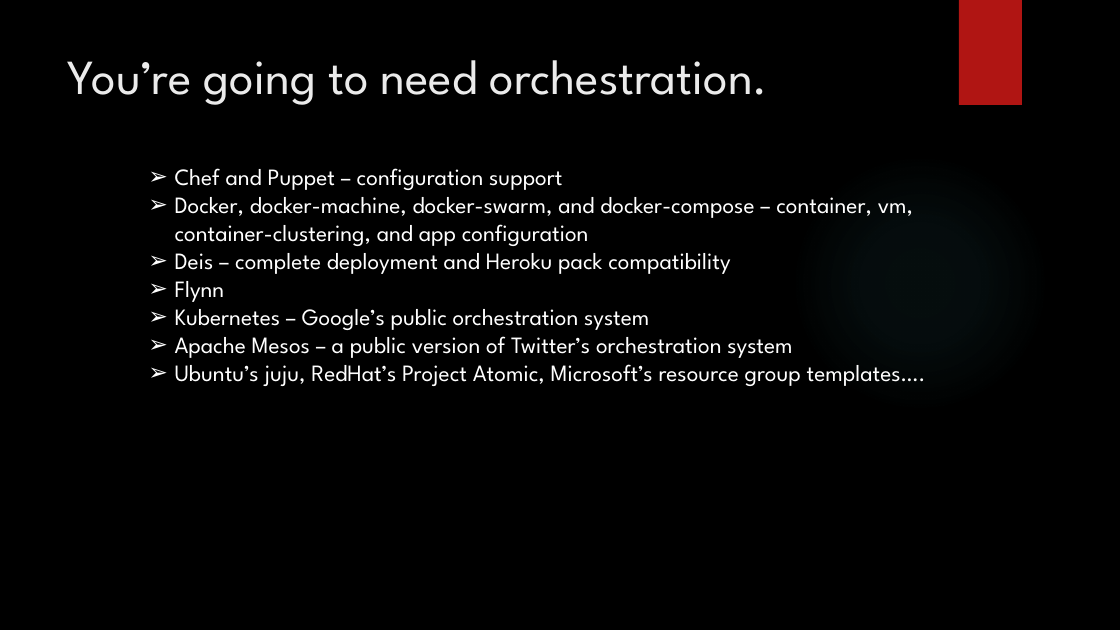
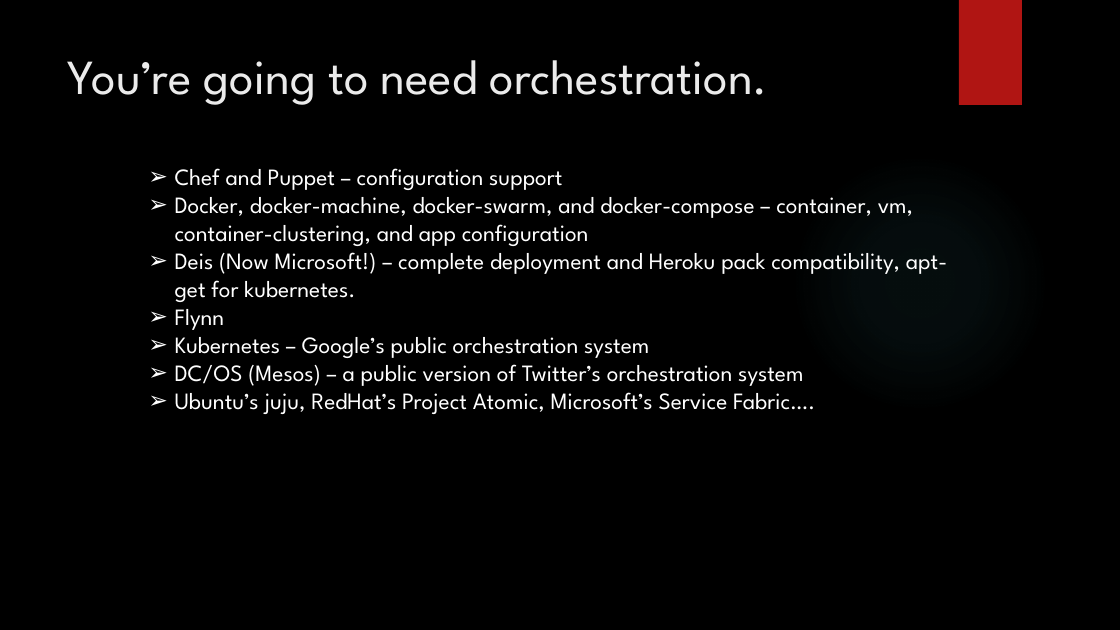
Before and after one commit to squillace/presentations, a slide deck: slide 21 of leap/Containers and Clusters in Azure.pptx. Drawn at 1120x630 pixels with LibreOffice and Linux fonts; fonts in the diff are those of the drawing; background and template pictures are left out. Boxes give left, top, right and bottom in pixels: in the first picture for what was removed or moved away, otherwise in the second. Text is boxed around its words. In the diff, an @@ line names an element or a change of style, - is before the commit and + after.

```diff
--- a/leap/Containers and Clusters in Azure.pptx
+++ b/leap/Containers and Clusters in Azure.pptx
@@ text at [175,252,947,302]: text changed @@
-➢ Deis – complete deployment and Heroku pack compatibility
+➢ Deis (Now Microsoft!) – complete deployment and Heroku pack compatibility, apt-get for kubernetes.
@@ text at [175,364,815,414]: text changed @@
-➢ Apache Mesos – a public version of Twitter’s orchestration system
-➢ Ubuntu’s juju, RedHat’s Project Atomic, Microsoft’s resource group templates….
+➢ DC/OS (Mesos) – a public version of Twitter’s orchestration system
+➢ Ubuntu’s juju, RedHat’s Project Atomic, Microsoft’s Service Fabric….
```
Also in this commit, not shown: 2 other slides changed, 4 other files.
